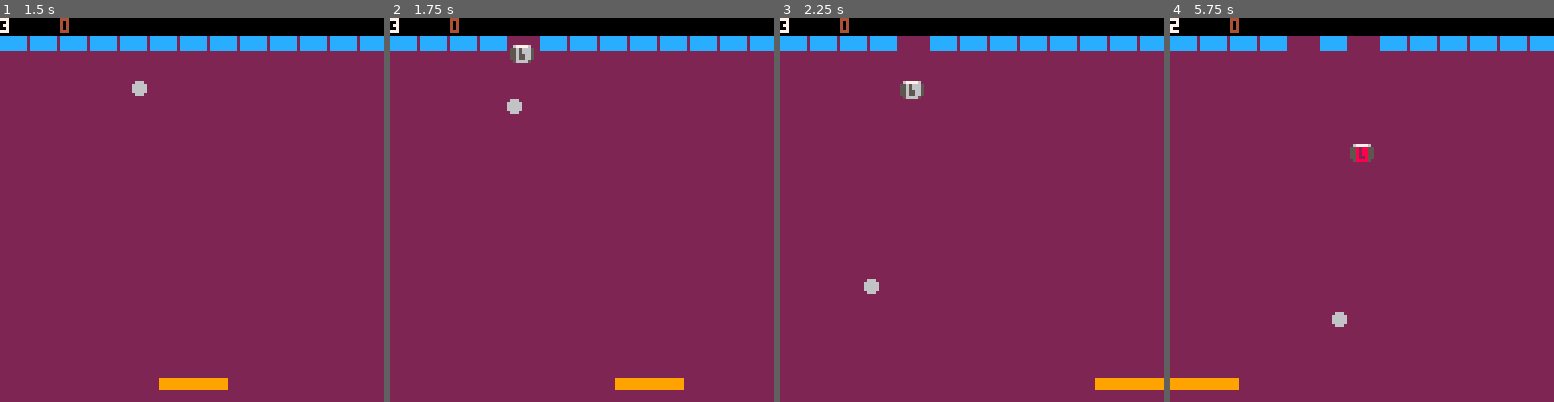
Above: before the commit, frames 1-4 (left to right).
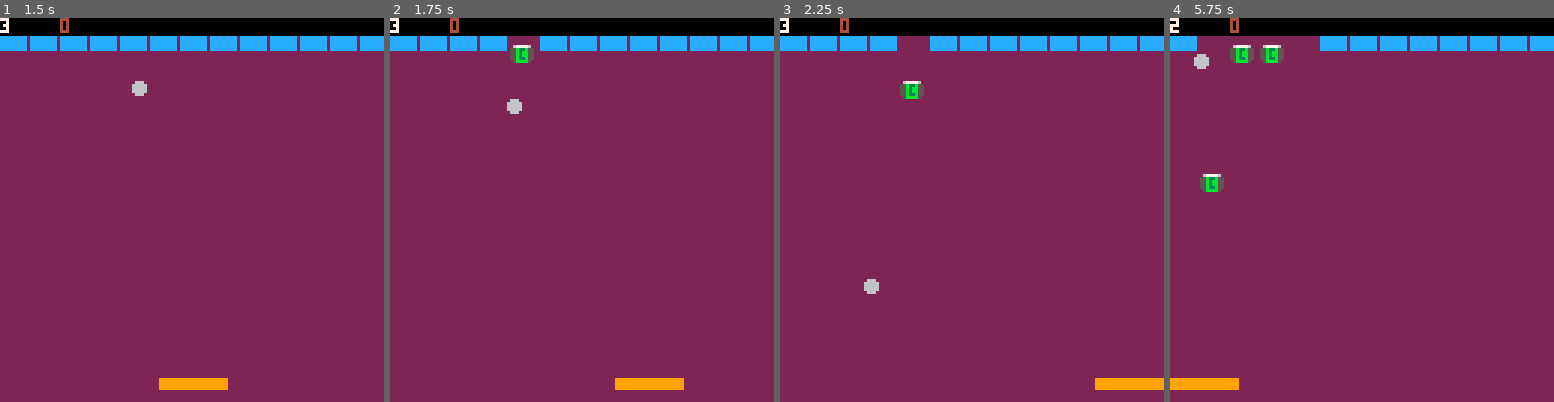
Above: after the commit, the same moments.

Repository: tdr680/pico-8
Game: PICO-8 cartridge breakout.p8
Same seed, same stepped clock (60 frames per second), same inputs: the game is played once before the commit and once after it.
Inputs:
- Up to frame 1 (1.5 s): tap X (X key) at 0.33, 1.07 s; tap O (Z key) at 0.7 s
- Up to frame 2 (1.75 s): hold Right from 1.6 s (still down); tap O (Z key) at 1.7 s
- Up to frame 3 (2.25 s): tap X (X key) at 1.85 s; release Right at 2.1 s; tap O (Z key) at 2.1 s
- Up to frame 4 (5.75 s): hold Right 2.47-3.03 s; tap O (Z key) every 0.4 s from 2.5 to 5.7 s; tap X (X key) at 2.97, 4.08, 5.2 s; hold Left 3.08-3.58 s; hold Right 4.02-4.68 s; hold Left 5.08-5.68 s

Frame 1 is identical in both runs. In frame 2, 0.1% of the frame differs, in the area x 32-37%, y 7-12%; in frame 3, 0.1%; in frame 4, 2.2%, in the area x 6-54%, y 4-81%.

Commit message:
stick (pu=6 catch) improved

Diff:
--- a/breakout.p8
+++ b/breakout.p8
@@ -13,9 +13,10 @@
  b=ball:new(
   vector:new(0,0),       -- pos
   vector:new(
-   rnd(2)-1,         -- speed x
-   -2.0),            -- speed y
-  2,6,true) -- size,color,stick
+  rnd(2)-1,          -- speed x
+  -2.0),             -- speed y
+  2,6,true, -- size,color,stick
+  p.box.x+p.box.w/2) -- stick_x
 end
 
 function _update60()
@@ -171,13 +172,14 @@
 -->8
 ball = {}
 
-function ball:new(pos,speed,size,col,stick)
+function ball:new(pos,speed,size,col,stick,stick_x)
  local prop={
   pos=pos,
   speed=speed,
   size=size,
   col=col,
   stick=stick,
+  stick_x=stick_x,
   ang=1} -- 1:norm,2:raise,0:flatten
  local meta={
  __index=ball
@@ -187,13 +189,14 @@
 
 function ball:update()
  if self.stick then
-  self.pos.x=p.box.x+p.box.w/2
+  self.pos.x=self.stick_x
   self.pos.y=p.box.y-self.size-1
   self.speed.x+=p.dx/10
+  self.speed.y=-2.0
   self.speed:limit(3)
   --self.speed.x=mid(
   if btnp(4) then
-   self.stick=false
+   self.stick=nil
   end
  else
 	 self:chk_border()
@@ -225,15 +228,19 @@
 function ball:chk_paddle()
  if self:collide(p.box)
  then
-  self.speed.y=-self.speed.y
-  self.pos.y=p.box.y-self.size
-  if abs(p.dx)>2 then
-   if sign(self.speed.x)==sign(p.dx) then
-    -- flatten
-    self:setang(self.ang-1)
-   else
-    -- raise
-    self:setang(self.ang+1)
+  if g.pu==6 then
+   self.stick=true
+  else
+   self.speed.y=-self.speed.y
+   self.pos.y=p.box.y-self.size
+   if abs(p.dx)>2 then
+    if sign(self.speed.x)==sign(p.dx) then
+     -- flatten
+     self:setang(self.ang-1)
+    else
+     -- raise
+     self:setang(self.ang+1)
+    end
    end
   end
   sfx(1)
@@ -271,6 +278,7 @@
  if self.pos.x+self.size<b.x then
   return false
  end
+ self.stick_x=self.pos.x
  return true
 end
 
@@ -300,19 +308,22 @@
 end
 
 function paddle:update()
- local b=false
+ local a=false
  if btn(0) then
   self.dx-=self.ax
-  b=true
+  a=true
  end
  if btn(1) then
   self.dx+=self.ax
-  b=true
- end
- if not b then
+  a=true
+ end
+ if not a then
   self.dx/=self.f
  end
  self.box.x+=self.dx
+ if b.stick then
+  b.stick_x+=self.dx
+ end
  self:chk_border()
 end
 
@@ -367,13 +378,10 @@
 function gm:set_powerup(p)
   printh("powerup: "..p)
   if p==5 then
-   g.lives+=1
-  end
-  if p==6 then
-   b.stick=true
+   self.lives+=1
   end
   self.pu=p
-  add(g.act, cocreate(
+  add(self.act, cocreate(
   function()
    for i=1,pu_type[self.pu][t] do
     for j=1,60 do
@@ -393,7 +401,7 @@
   self.state="lost"
  else
   w.pi={}
-  self.pu={}
+  self.pu=nil
   kick()
  end
 end
@@ -504,7 +512,7 @@
 pu_type = {
 	[4] ={[t]=10},
 	[5] ={[t]=0},
-	[6] ={[t]=0},
+	[6] ={[t]=10},
 	[7] ={[t]=0},
 	[8] ={[t]=0},
 	[9] ={[t]=0},
@@ -671,7 +679,8 @@
  add(w.pi,pill:new(
   vector:new(b.box.x,b.box.y),
   vector:new(0,0.4),
-  flr(rnd(7))+4)) -- 4..10
+  --flr(rnd(7))+4)) -- 4..10
+  6))
 end
 
 brick_types={
